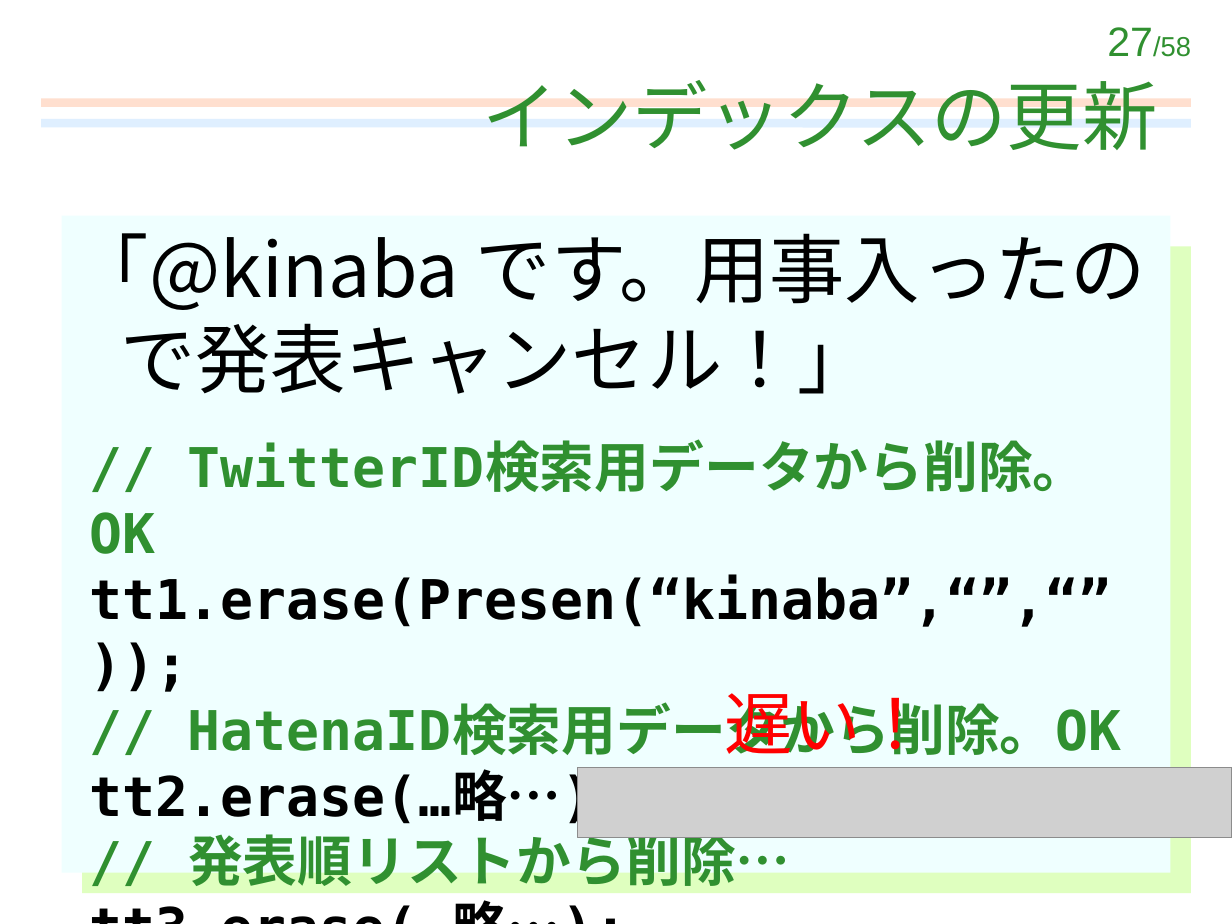
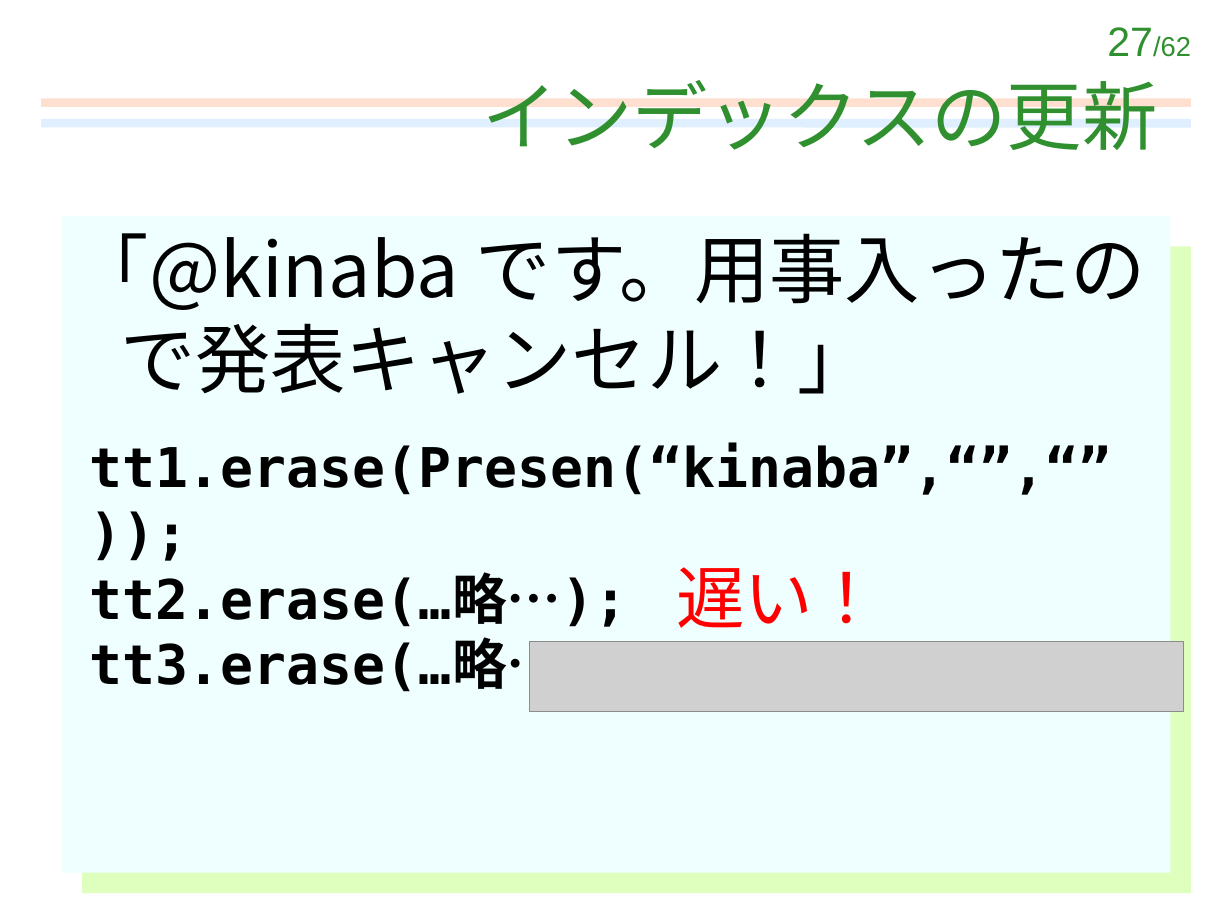
Before and after one commit to kinaba/mint, a slide deck: slide 27 of slide_boostjp.pptx. Drawn at 1232x924 pixels with LibreOffice and Linux fonts; fonts in the diff are those of the drawing; grey boxes stand for pictures. Boxes give left, top, right and bottom in pixels: in the first picture for what was removed or moved away, otherwise in the second. Text is boxed around its words. In the diff, an @@ line names an element or a change of style, - is before the commit and + after.

```diff
--- a/slide_boostjp.pptx
+++ b/slide_boostjp.pptx
@@ page number at [1107,27,1191,57]: text changed @@
-27/58
+27/62
@@ text at [89,443,1088,554]: paragraph removed @@
-// TwitterID検索用データから削除。OK
@@ text "遅い！": place and size @@
-text "遅い！" at [724,693,929,755]
+text "遅い！" at [676,567,881,628]
@@ picture: place and size @@
-picture at [578,768,1232,838]
+picture at [530,642,1184,712]
@@ text at [188,706,1121,755]: paragraph removed @@
-// HatenaID検索用データから削除。OK
@@ text at [188,825,791,895]: paragraph removed @@
-// 発表順リストから削除…
```
Also in this commit, not shown: 6 other slides changed, 1 slide added, 1 other file.
